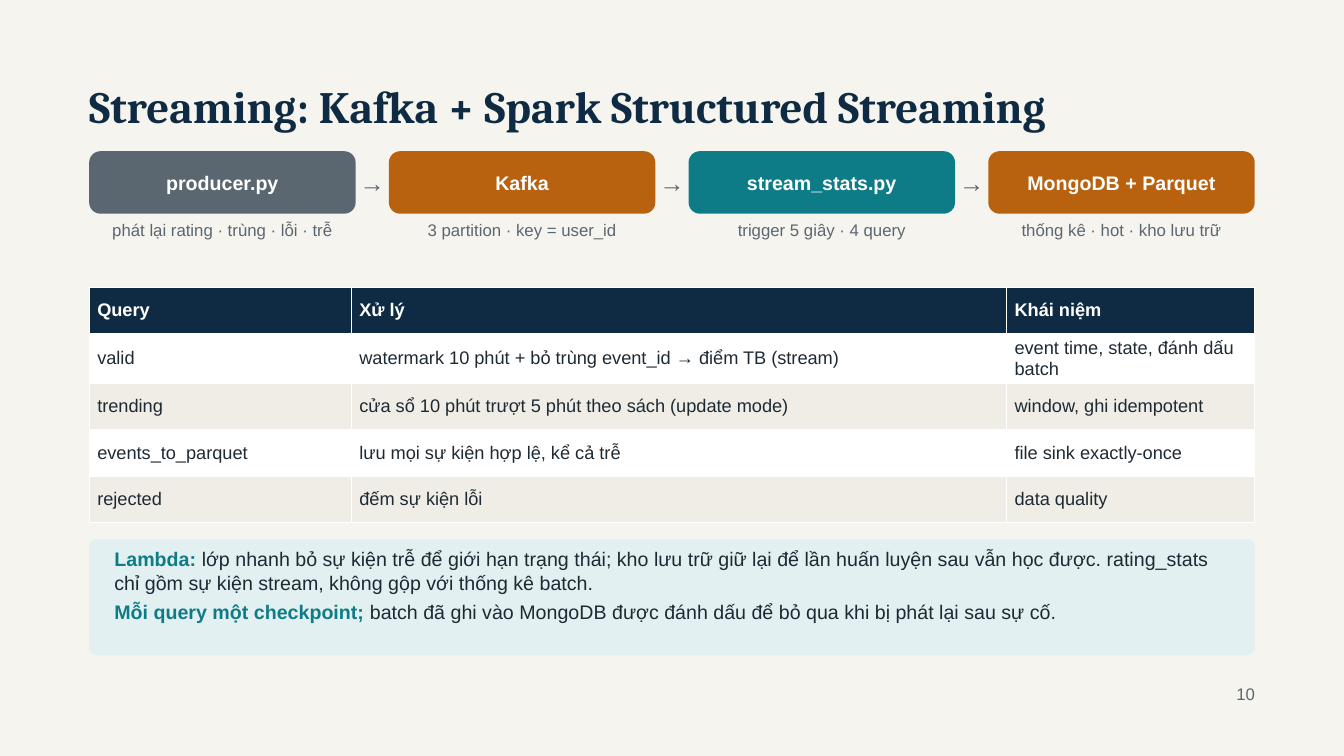
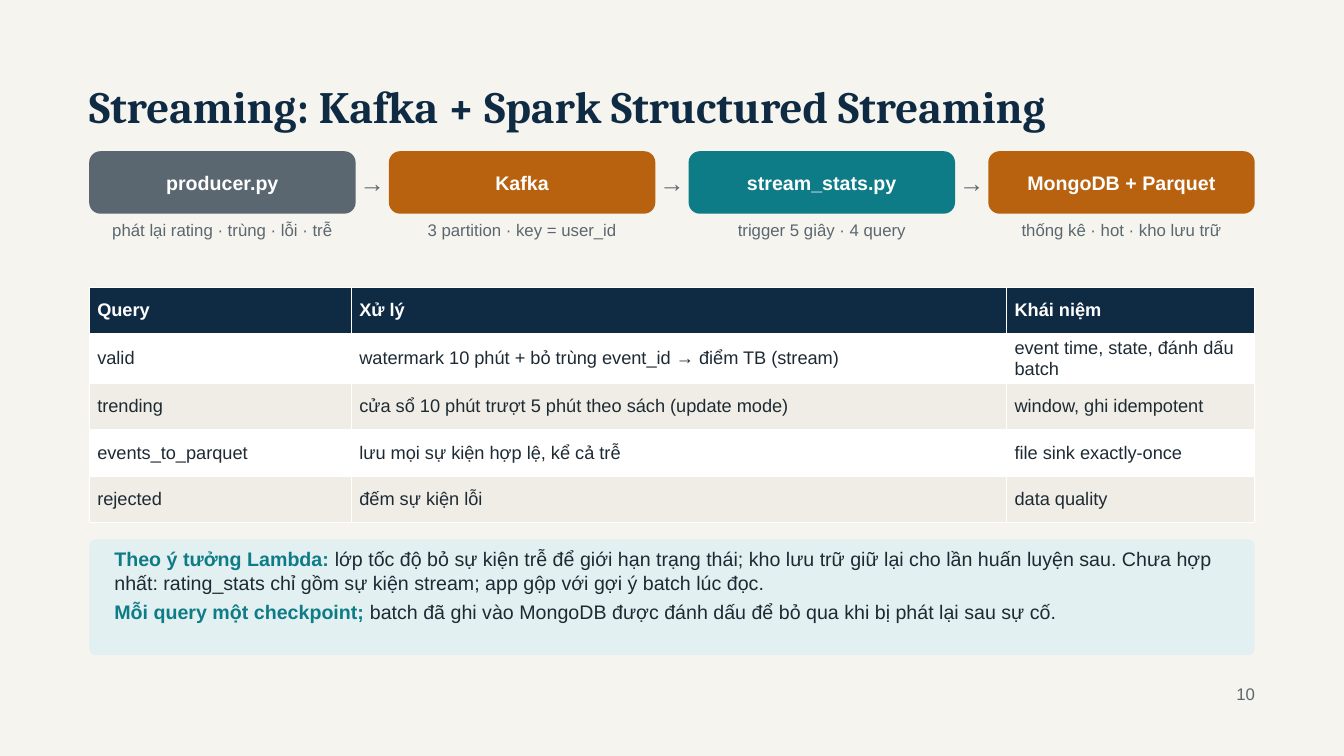
Before and after one commit to haoluonghuynhngoc/Group_06_BigData, a slide deck: slide 10 of Present/BookPulse - BDA501 Session 10 Final Presentation.pptx. Drawn at 1344x756 pixels with LibreOffice and Linux fonts; fonts in the diff are those of the drawing. Boxes give left, top, right and bottom in pixels: in the first picture for what was removed or moved away, otherwise in the second. Text is boxed around its words. In the diff, an @@ line names an element or a change of style, - is before the commit and + after.

```diff
--- a/Present/BookPulse - BDA501 Session 10 Final Presentation.pptx
+++ b/Present/BookPulse - BDA501 Session 10 Final Presentation.pptx
@@ text at bbox=[114, 551, 1212, 594]: text changed @@
-Lambda: lớp nhanh bỏ sự kiện trễ để giới hạn trạng thái; kho lưu trữ giữ lại để lần huấn luyện sau vẫn học được. rating_stats chỉ gồm sự kiện stream, không gộp với thống kê batch.
+Theo ý tưởng Lambda: lớp tốc độ bỏ sự kiện trễ để giới hạn trạng thái; kho lưu trữ giữ lại cho lần huấn luyện sau. Chưa hợp nhất: rating_stats chỉ gồm sự kiện stream; app gộp với gợi ý batch lúc đọc.
```
Also in this commit, not shown: 11 other slides changed, 1 slide added, 46 other files.
